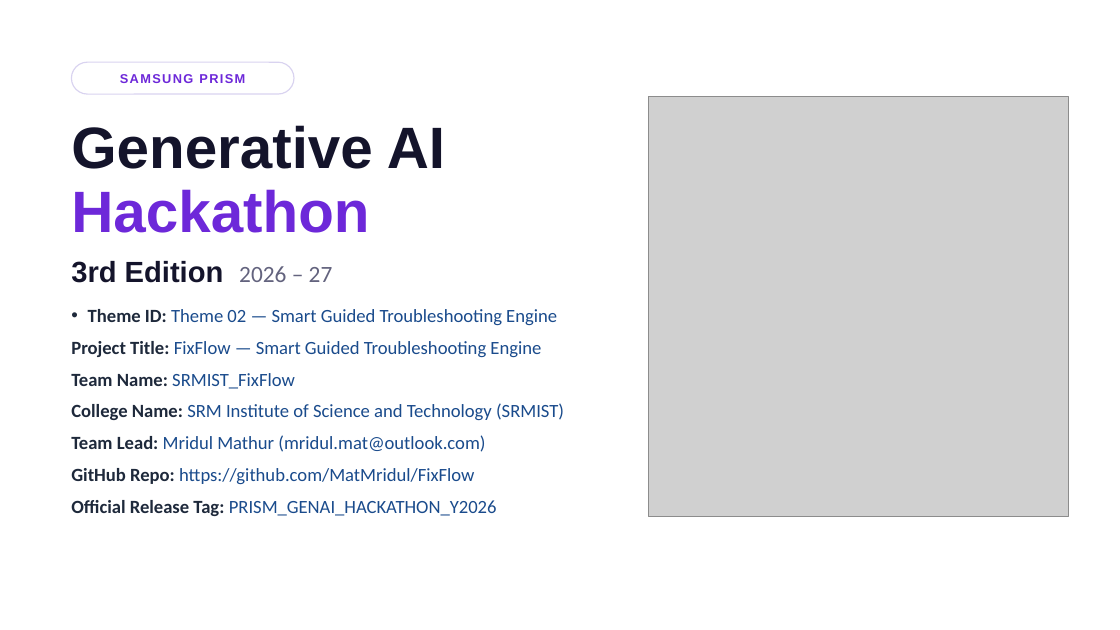
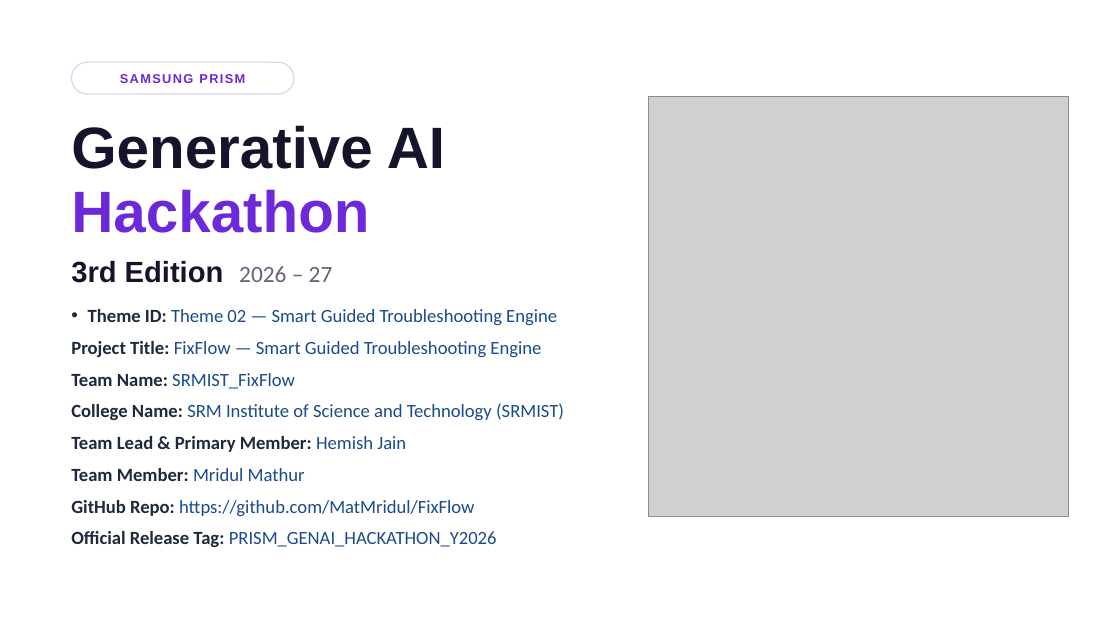
Before and after one commit to MatMridul/FixFlow, a slide deck: slide 1 of CollegeName_TeamName_Submission.pptx. Drawn at 1120x630 pixels with LibreOffice and Linux fonts; fonts in the diff are those of the drawing; grey boxes stand for pictures. Boxes give left, top, right and bottom in pixels: in the first picture for what was removed or moved away, otherwise in the second. Text is boxed around its words. In the diff, an @@ line names an element or a change of style, - is before the commit and + after.

Commit message:
docs: designate Hemish Jain as Team Lead and Primary Member across all submission materials
- Updated presentation slides (SRMIST_FixFlow_Submission.pptx, PDF, and template copy) with Hemish Jain as Team Lead & Primary Member.
- Updated AI Disclosure forms (SRMIST_FixFlow_AI_Disclosure.docx & LangAI3.0_AI_Disclosure.docx) with Hemish Jain as Team Lead & Primary Representative.
- Updated README.md with dedicated Team Details section.
- Synchronized docs/FixFlow_TwoDev_Plan.md, docs/tasks.md, and docs/Jules_Workflow_Guide.md.

```diff
--- a/CollegeName_TeamName_Submission.pptx
+++ b/CollegeName_TeamName_Submission.pptx
@@ text at [71, 436, 406, 481]: text changed; text colour #1A4B8C to #1E293B; bold on @@
-Team Lead: Mridul Mathur (mridul.mat@outlook.com)
+Team Lead & Primary Member: Hemish Jain
+Team Member: Mridul Mathur
```
Also in this commit, not shown: 10 other files.
